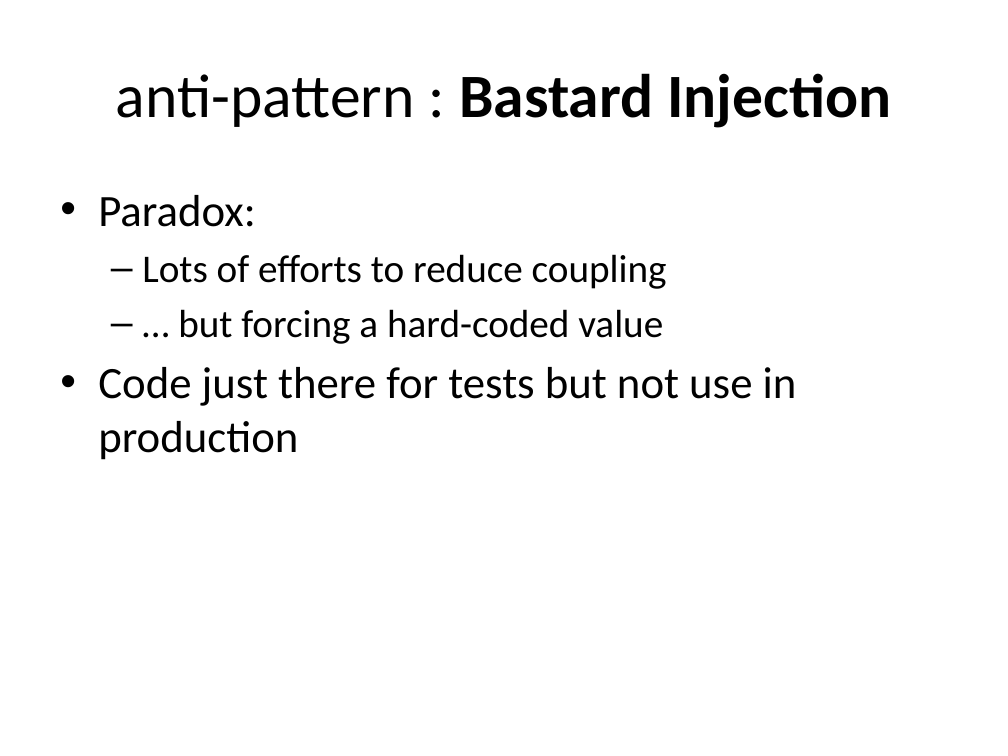
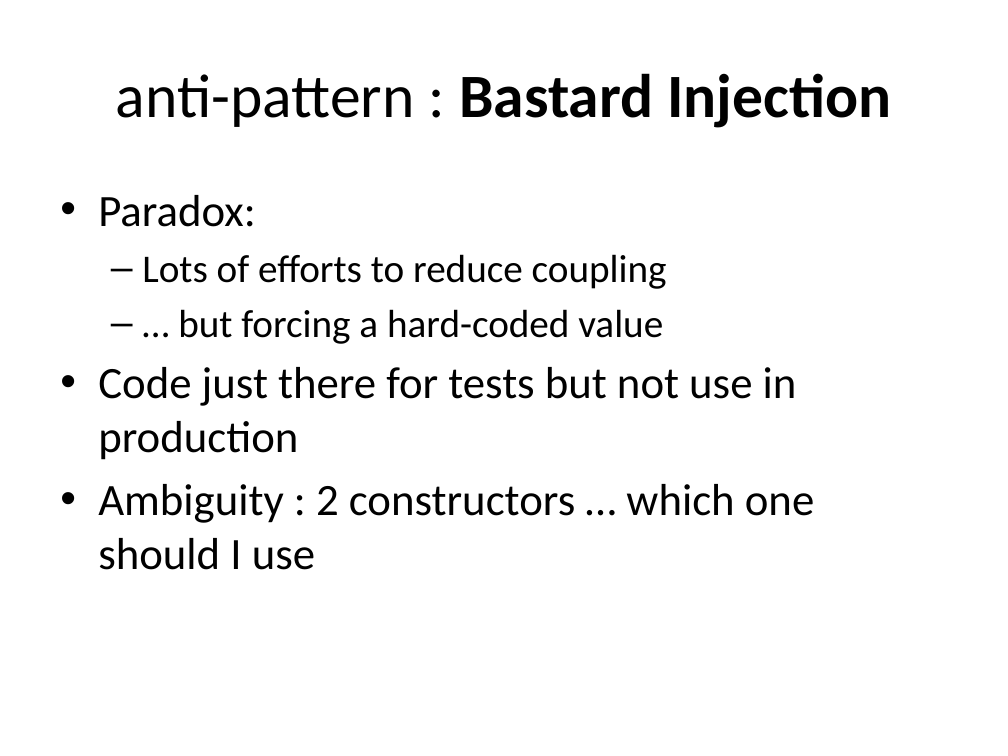
Before and after one commit to tsimbalar/DependencyInjectionTheRightWay, a slide deck: slide 22 of Dependency Injection - the right way.pptx (slide 23 before the commit). Drawn at 1008x756 pixels with LibreOffice and Linux fonts; fonts in the diff are those of the drawing. Boxes give left, top, right and bottom in pixels: in the first picture for what was removed or moved away, otherwise in the second. Text is boxed around its words. In the diff, an @@ line names an element or a change of style, - is before the commit and + after.

```diff
--- a/Dependency Injection - the right way.pptx
+++ b/Dependency Injection - the right way.pptx
@@ text at [98, 484, 814, 570]: paragraph added @@
+• Ambiguity : 2 constructors … which one should I use
```
Also in this commit, not shown: 14 other slides changed, 1 slide removed.
